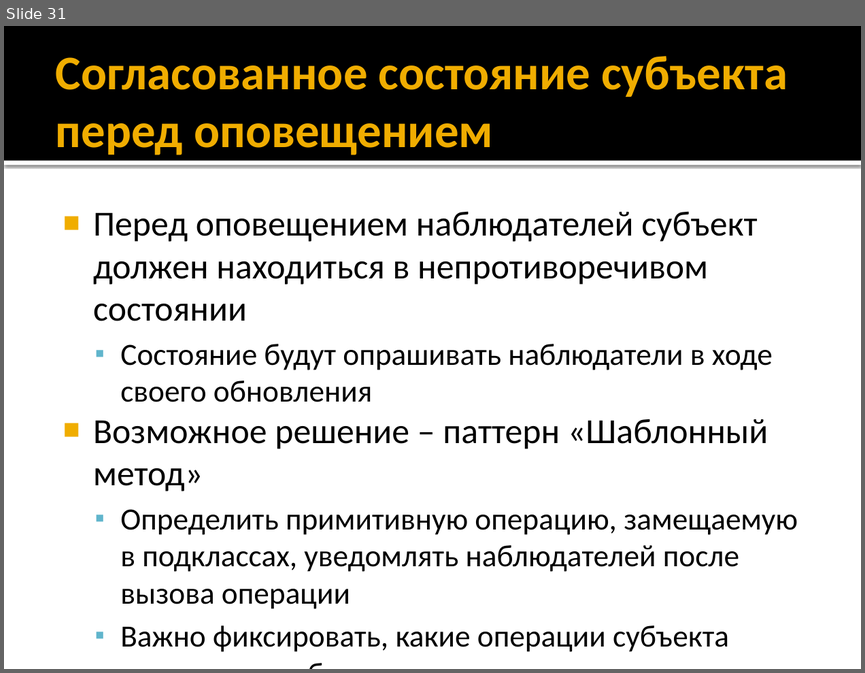
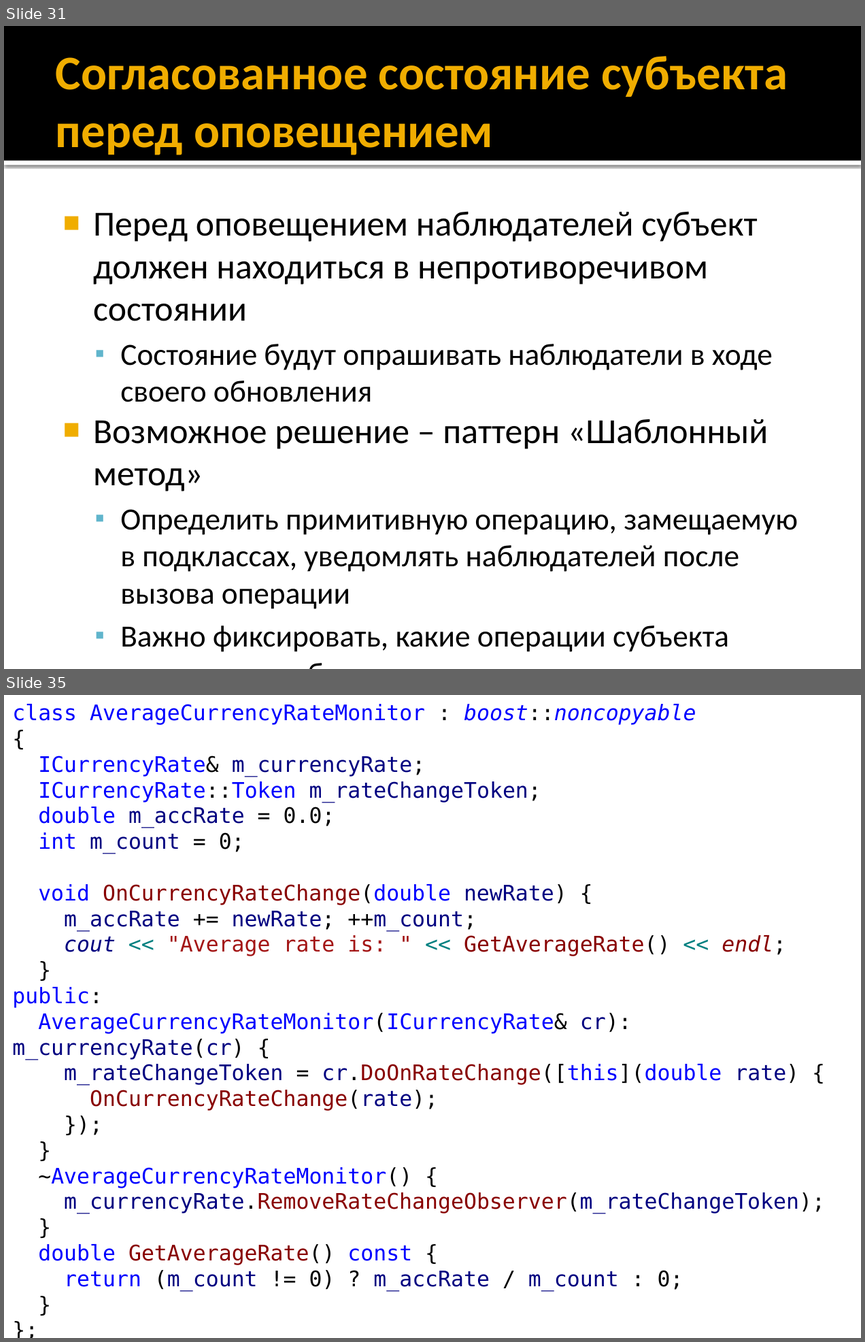
Before and after one commit to iv-sergius/ood, a slide deck: lectures/02.observer/observer.pptx. Shown one above the other, each under a label of ours: slide 31 before the commit, slides 31 and 35 after it; the slides between them are not shown. The pictures are 865x673 and 865x1342 pixels, drawn with LibreOffice and Linux fonts; fonts in the diff are those of the drawing. Boxes give left, top, right and bottom in pixels: in the first picture for what was removed or moved away, otherwise in the second. Text is boxed around its words. In the diff, an @@ line names an element or a change of style, - is before the commit and + after.

```diff
--- a/lectures/02.observer/observer.pptx
+++ b/lectures/02.observer/observer.pptx
@@ slide 35 added at <box>4,695,861,1338</box>, background #FFFFFF @@
@@ text added at <box>12,704,825,1291</box>, 18 pt, text #0000FF @@
+class AverageCurrencyRateMonitor : boost::noncopyable
+{
+ICurrencyRate& m_currencyRate;
+ICurrencyRate::Token m_rateChangeToken;
+double m_accRate = 0.0;
+int m_count = 0;
+void OnCurrencyRateChange(double newRate) {
+m_accRate += newRate; ++m_count;
+cout << "Average rate is: " << GetAverageRate() << endl;
+}
+public:
+AverageCurrencyRateMonitor(ICurrencyRate& cr): m_currencyRate(cr) {
+m_rateChangeToken = cr.DoOnRateChange([this](double rate) {
+OnCurrencyRateChange(rate);
+});
+}
+~AverageCurrencyRateMonitor() {
+m_currencyRate.RemoveRateChangeObserver(m_rateChangeToken);
+}
+double GetAverageRate() const {
+return (m_count != 0) ? m_accRate / m_count : 0;
+}
+};
```
Also in this commit, not shown: 8 slides changed, 4 other slides added, 4 other files.
